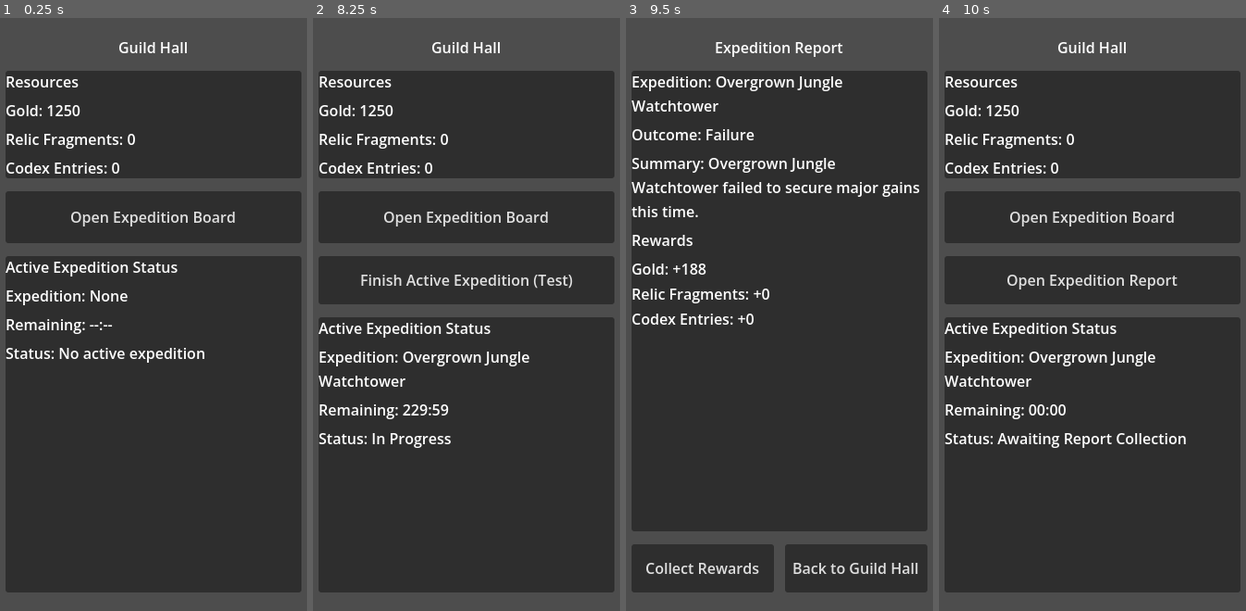
Above: before the commit, frames 1-4 (left to right).
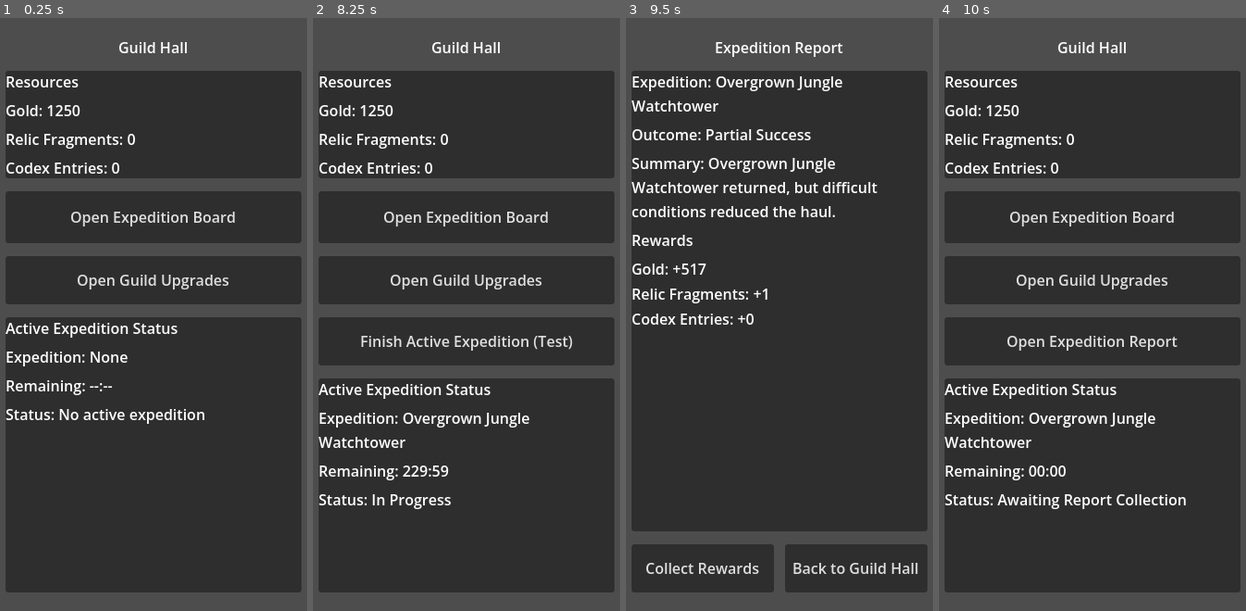
Above: after the commit, the same moments.

Repository: Navandis/expedition-guild-idle
Game: Godot game, scene res://scenes/main/Main.tscn
Two runs of this game, one before a commit and one after it. Both use one fixed random seed, a clock stepped at 60 frames per second and the inputs below.
Inputs (mouse positions are in pixels of both pictures, inside the frame that each line leads up to):
- Up to frame 1 (0.25 s): no input
- Up to frame 2 (8.25 s): click (466, 278) at 0.5 s, where only the run after the commit has a clickable "Open Guild Upgrades"; click (466, 569) at 1.25 s, where only the run after the commit has a clickable "Back to Guild Hall"; click "Open Expedition Board" at 2 s; click (463, 154) at 2.75 s; click (463, 290) at 3.52 s; click (463, 427) at 4.27 s; click (463, 302) at 5.02 s; click (463, 563) at 5.77 s; click "Open Expedition Board" at 6.5 s; click "Dispatch Selected Expedition" at 7.25 s; click "Confirm Dispatch" at 8 s
- Up to frame 3 (9.5 s): click "Finish Active Expedition (Tes…" at 8.75 s
- Up to frame 4 (10 s): click "Back to Guild Hall" at 9.5 s

The runs differ from the first frame. In frame 1, 5.6% of the frame differs, in the area x 1-99%, y 41-69%; in frame 2, 7.6%; in frame 3, 1.7%; in frame 4, 7.9%, in the area x 1-99%, y 43-83%.
Error after the commit: Invalid type in function 'load_array' in base 'RefCounted (JsonLoader)'. The array of argument 2 (Array) does not have the same element type as the expected ty…

Commit message:
Add JSON-driven guild upgrades and upgrades screen

Diff:
--- /dev/null
+++ b/data/upgrades/guild_upgrades.json
@@ -0,0 +1,26 @@
+[
+  {
+    "id": "survey_tools_1",
+    "name": "Survey Tools",
+    "description": "Sharper route planning reduces expedition duration by 10%.",
+    "cost_gold": 300,
+    "effect_type": "duration_multiplier",
+    "effect_value": -0.1
+  },
+  {
+    "id": "guild_accounting_1",
+    "name": "Guild Accounting",
+    "description": "Standardized ledgers improve contract payouts by 15% gold.",
+    "cost_gold": 350,
+    "effect_type": "gold_multiplier",
+    "effect_value": 0.15
+  },
+  {
+    "id": "field_briefing_1",
+    "name": "Field Briefing",
+    "description": "Better prep adds +5% base success chance.",
+    "cost_gold": 250,
+    "effect_type": "success_bonus",
+    "effect_value": 0.05
+  }
+]
--- a/scenes/guild_hall/GuildHall.tscn
+++ b/scenes/guild_hall/GuildHall.tscn
@@ -60,6 +60,11 @@
 layout_mode = 2
 text = "Open Expedition Board"
 
+[node name="OpenUpgradesButton" type="Button" parent="SafeArea/RootColumn"]
+custom_minimum_size = Vector2(0, 52)
+layout_mode = 2
+text = "Open Guild Upgrades"
+
 [node name="OpenReportButton" type="Button" parent="SafeArea/RootColumn" unique_id=1348621159]
 visible = false
 custom_minimum_size = Vector2(0, 52)
--- /dev/null
+++ b/scenes/upgrades/GuildUpgrades.tscn
@@ -0,0 +1,69 @@
+[gd_scene format=3]
+
+[ext_resource type="Script" path="res://scripts/ui/UpgradesController.gd" id="1_upg"]
+
+[node name="GuildUpgrades" type="Control"]
+layout_mode = 3
+anchors_preset = 15
+anchor_right = 1.0
+anchor_bottom = 1.0
+grow_horizontal = 2
+grow_vertical = 2
+script = ExtResource("1_upg")
+
+[node name="SafeArea" type="MarginContainer" parent="."]
+layout_mode = 1
+anchors_preset = 15
+anchor_right = 1.0
+anchor_bottom = 1.0
+grow_horizontal = 2
+grow_vertical = 2
+theme_override_constants/margin_left = 20
+theme_override_constants/margin_top = 20
+theme_override_constants/margin_right = 20
+theme_override_constants/margin_bottom = 20
+
+[node name="RootColumn" type="VBoxContainer" parent="SafeArea"]
+layout_mode = 2
+theme_override_constants/separation = 12
+
+[node name="TitleLabel" type="Label" parent="SafeArea/RootColumn"]
+layout_mode = 2
+text = "Guild Upgrades"
+horizontal_alignment = 1
+
+[node name="HeaderPanel" type="PanelContainer" parent="SafeArea/RootColumn"]
+layout_mode = 2
+
+[node name="HeaderRows" type="VBoxContainer" parent="SafeArea/RootColumn/HeaderPanel"]
+layout_mode = 2
+theme_override_constants/separation = 6
+
+[node name="GoldLabel" type="Label" parent="SafeArea/RootColumn/HeaderPanel/HeaderRows"]
+layout_mode = 2
+text = "Gold: 0"
+
+[node name="EffectsLabel" type="Label" parent="SafeArea/RootColumn/HeaderPanel/HeaderRows"]
+layout_mode = 2
+text = "Effects"
+autowrap_mode = 3
+
+[node name="StatusLabel" type="Label" parent="SafeArea/RootColumn"]
+layout_mode = 2
+text = ""
+autowrap_mode = 3
+
+[node name="UpgradesScroll" type="ScrollContainer" parent="SafeArea/RootColumn"]
+custom_minimum_size = Vector2(0, 380)
+layout_mode = 2
+size_flags_vertical = 3
+
+[node name="UpgradesList" type="VBoxContainer" parent="SafeArea/RootColumn/UpgradesScroll"]
+layout_mode = 2
+size_flags_horizontal = 3
+theme_override_constants/separation = 10
+
+[node name="BackButton" type="Button" parent="SafeArea/RootColumn"]
+custom_minimum_size = Vector2(0, 52)
+layout_mode = 2
+text = "Back to Guild Hall"
--- a/scripts/core/GameManager.gd
+++ b/scripts/core/GameManager.gd
@@ -3,13 +3,17 @@
 # GameManager owns high-level screen flow and shared runtime state.
 # For this milestone it closes the first loop by coordinating:
 # dispatch -> wait/finish -> report -> collect -> resource update.
+# Day-3 extends this flow with the Guild Upgrades screen and applies purchased
+# upgrade effects to newly started expeditions and reward calculations.
 
 const GUILD_HALL_SCENE := preload("res://scenes/guild_hall/GuildHall.tscn")
 const EXPEDITION_BOARD_SCENE := preload("res://scenes/expedition_board/ExpeditionBoard.tscn")
 const DISPATCH_SCREEN_SCENE := preload("res://scenes/dispatch/DispatchScreen.tscn")
 const EXPEDITION_REPORT_SCENE := preload("res://scenes/report/ExpeditionReport.tscn")
+const GUILD_UPGRADES_SCENE := preload("res://scenes/upgrades/GuildUpgrades.tscn")
 
 var _expedition_manager := ExpeditionManager.new()
+var _upgrade_system := UpgradeSystem.new()
 var _resources := {
 	"gold": 1250,
 	"relic_fragments": 0,
@@ -20,6 +24,7 @@
 var _expedition_board_controller: ExpeditionBoardController
 var _dispatch_controller: DispatchController
 var _report_controller: ReportController
+var _upgrades_controller: UpgradesController
 var _mounted_screen: Control
 
 @onready var _ui_root: Control = $CanvasLayer/UIRoot
@@ -39,6 +44,7 @@
 		_guild_hall_controller = GUILD_HALL_SCENE.instantiate() as GuildHallController
 		_guild_hall_controller.open_expedition_board_requested.connect(_on_open_expedition_board_requested)
 		_guild_hall_controller.open_report_requested.connect(_on_open_report_requested)
+		_guild_hall_controller.open_upgrades_requested.connect(_on_open_upgrades_requested)
 		_guild_hall_controller.debug_finish_requested.connect(_on_debug_finish_requested)
 
 	_show_screen(_guild_hall_controller)
@@ -86,6 +92,16 @@
 	_report_controller.set_report_data(report)
 
 
+func _show_upgrades_screen() -> void:
+	if _upgrades_controller == null:
+		_upgrades_controller = GUILD_UPGRADES_SCENE.instantiate() as UpgradesController
+		_upgrades_controller.back_requested.connect(_on_upgrades_back_requested)
+		_upgrades_controller.purchase_requested.connect(_on_upgrade_purchase_requested)
+
+	_show_screen(_upgrades_controller)
+	_refresh_upgrades_view()
+
+
 func _show_screen(screen: Control) -> void:
 	if screen == null:
 		return
@@ -116,6 +132,10 @@
 	_show_report_screen()
 
 
+func _on_open_upgrades_requested() -> void:
+	_show_upgrades_screen()
+
+
 func _on_debug_finish_requested() -> void:
 	# This calls the same completion path used by natural timer completion.
 	_expedition_manager.complete_active_expedition()
@@ -134,7 +154,10 @@
 
 
 func _on_dispatch_confirmed(expedition_data: Dictionary) -> void:
-	var started := _expedition_manager.start_expedition(expedition_data)
+	# Upgrade effects are applied right before launch so only future expeditions
+	# benefit from new purchases.
+	var effects := _upgrade_system.get_effects_summary()
+	var started := _expedition_manager.start_expedition(expedition_data, effects)
 	if not started:
 		_show_guild_hall()
 		return
@@ -167,5 +190,36 @@
 	_show_guild_hall()
 
 
+func _on_upgrades_back_requested() -> void:
+	_show_guild_hall()
+
+
+func _on_upgrade_purchase_requested(upgrade_id: String) -> void:
+	var result := _upgrade_system.try_purchase_upgrade(upgrade_id, int(_resources.get("gold", 0)))
+	if bool(result.get("ok", false)):
+		_resources["gold"] = int(result.get("remaining_gold", int(_resources.get("gold", 0))))
+
+	_refresh_upgrades_view()
+	if _upgrades_controller != null:
+		_upgrades_controller.show_purchase_result(result)
+
+
+func _refresh_upgrades_view() -> void:
+	if _upgrades_controller == null:
+		return
+
+	var owned_map := {}
+	for upgrade in _upgrade_system.get_all_upgrades():
+		var upgrade_id := str(upgrade.get("id", ""))
+		owned_map[upgrade_id] = _upgrade_system.is_owned(upgrade_id)
+
+	_upgrades_controller.set_view_model(
+		_upgrade_system.get_all_upgrades(),
+		owned_map,
+		int(_resources.get("gold", 0)),
+		_upgrade_system.get_effects_summary()
+	)
+
+
 func _on_report_close_requested() -> void:
 	_show_guild_hall()
--- a/scripts/systems/ExpeditionManager.gd
+++ b/scripts/systems/ExpeditionManager.gd
@@ -4,6 +4,8 @@
 # ExpeditionManager owns active-expedition runtime state for this milestone's core loop.
 # It now handles completion detection, report creation, and one-time reward collection
 # so the UI can stay simple: dispatch -> wait -> report -> collect.
+# For day-3 progression, it also applies UpgradeSystem effect values when a new
+# expedition starts, so only future runs receive those bonuses.
 
 const STATUS_IDLE := "idle"
 const STATUS_IN_PROGRESS := "in_progress"
@@ -29,14 +31,21 @@
 	return _active_expedition.is_empty() and _pending_report.is_empty()
 
 
-func start_expedition(expedition_offer: Dictionary) -> bool:
+func start_expedition(expedition_offer: Dictionary, upgrade_effects: Dictionary = {}) -> bool:
 	if not can_start_expedition():
 		return false
 
 	# Clamp duration so malformed content cannot create a zero-length timer.
-	var duration_minutes := int(expedition_offer.get("duration_minutes", 0))
+	var base_duration_minutes := int(expedition_offer.get("duration_minutes", 0))
+	var duration_multiplier := float(upgrade_effects.get("duration_multiplier", 1.0))
+	var duration_minutes := int(round(base_duration_minutes * duration_multiplier))
 	if duration_minutes <= 0:
 		duration_minutes = 1
+
+	var base_success := float(expedition_offer.get("base_success", 0.75))
+	var success_bonus := float(upgrade_effects.get("success_bonus", 0.0))
+	var final_success := clampf(base_success + success_bonus, 0.05, 0.99)
+	var gold_multiplier := max(0.20, float(upgrade_effects.get("gold_multiplier", 1.0)))
 
 	# Track wall-clock timestamps in unix seconds for cheap runtime checks.
 	var start_unix := Time.get_unix_time_from_system()
@@ -46,7 +55,11 @@
 		"id": str(expedition_offer.get("id", "")),
 		"display_name": str(expedition_offer.get("display_name", "Unknown Expedition")),
 		"duration_minutes": duration_minutes,
+		"base_duration_minutes": max(1, base_duration_minutes),
 		"risk_label": str(expedition_offer.get("risk_label", "Unknown")),
+		# Store values used by RewardSystem to resolve upgraded outcomes/rewards.
+		"base_success": final_success,
+		"gold_multiplier": gold_multiplier,
 		"start_time_unix": start_unix,
 		"expected_finish_time": finish_unix,
 		"status": STATUS_IN_PROGRESS
--- a/scripts/systems/RewardSystem.gd
+++ b/scripts/systems/RewardSystem.gd
@@ -4,6 +4,8 @@
 # RewardSystem resolves expedition outcomes and builds report payloads.
 # The formulas are intentionally simple for this milestone so the gameplay
 # loop is easy to follow and tweak while features are still minimal.
+# For day-3 progression, this includes tiny upgrade-aware modifiers for
+# success chance and gold rewards.
 
 const OUTCOME_SUCCESS := "success"
 const OUTCOME_PARTIAL_SUCCESS := "partial_success"
@@ -26,28 +28,15 @@
 
 
 static func _roll_outcome(expedition: Dictionary) -> String:
-	# Risk is currently simple text. We map that label to easy-to-read odds.
-	var risk_label := str(expedition.get("risk_label", "")).to_lower()
-	var roll := randi_range(1, 100)
+	# Day-3 outcome logic: expedition carries an explicit base_success value that
+	# may already include upgrade bonuses. Partial success threshold is fixed.
+	var success_chance := clampf(float(expedition.get("base_success", 0.50)), 0.05, 0.95)
+	var partial_cutoff := clampf(success_chance + 0.30, success_chance, 0.99)
+	var roll := randf()
 
-	if risk_label == "low":
-		if roll <= 70:
-			return OUTCOME_SUCCESS
-		if roll <= 95:
-			return OUTCOME_PARTIAL_SUCCESS
-		return OUTCOME_FAILURE
-
-	if risk_label == "high":
-		if roll <= 35:
-			return OUTCOME_SUCCESS
-		if roll <= 75:
-			return OUTCOME_PARTIAL_SUCCESS
-		return OUTCOME_FAILURE
-
-	# Medium/unknown falls back to balanced odds.
-	if roll <= 50:
+	if roll <= success_chance:
 		return OUTCOME_SUCCESS
-	if roll <= 85:
+	if roll <= partial_cutoff:
 		return OUTCOME_PARTIAL_SUCCESS
 	return OUTCOME_FAILURE
 
@@ -55,6 +44,9 @@
 static func _build_rewards(expedition: Dictionary, outcome: String) -> Dictionary:
 	var duration_minutes: int = int(max(1, int(expedition.get("duration_minutes", 1))))
 	var base_gold: int = 20 + (duration_minutes * 4)
+	# UpgradeSystem can increase gold with a small multiplier applied here.
+	var gold_multiplier := max(0.20, float(expedition.get("gold_multiplier", 1.0)))
+	base_gold = int(round(base_gold * gold_multiplier))
 
 	match outcome:
 		OUTCOME_SUCCESS:
--- /dev/null
+++ b/scripts/systems/UpgradeSystem.gd
@@ -0,0 +1,163 @@
+extends RefCounted
+class_name UpgradeSystem
+
+# UpgradeSystem is the day-3 progression layer for the prototype.
+# It loads upgrade definitions from JSON, tracks owned upgrade IDs, validates
+# purchases against current gold, and exposes tiny effect totals that other
+# systems can apply to future expeditions.
+
+const UPGRADES_PATH := "res://data/upgrades/guild_upgrades.json"
+const REQUIRED_KEYS := [
+	"id",
+	"name",
+	"description",
+	"cost_gold",
+	"effect_type",
+	"effect_value"
+]
+
+const FALLBACK_UPGRADES := [
+	{
+		"id": "survey_tools_1",
+		"name": "Survey Tools",
+		"description": "Reduces expedition duration by 10%.",
+		"cost_gold": 300,
+		"effect_type": "duration_multiplier",
+		"effect_value": -0.10
+	},
+	{
+		"id": "guild_accounting_1",
+		"name": "Guild Accounting",
+		"description": "Increases gold rewards by 15%.",
+		"cost_gold": 350,
+		"effect_type": "gold_multiplier",
+		"effect_value": 0.15
+	},
+	{
+		"id": "field_briefing_1",
+		"name": "Field Briefing",
+		"description": "Adds +5% base success chance.",
+		"cost_gold": 250,
+		"effect_type": "success_bonus",
+		"effect_value": 0.05
+	}
+]
+
+var _json_loader := JsonLoader.new()
+var _upgrades: Array[Dictionary] = []
+var _owned_upgrade_ids: Dictionary = {}
+
+
+func _init() -> void:
+	_reload_upgrades()
+
+
+func get_all_upgrades() -> Array[Dictionary]:
+	var rows: Array[Dictionary] = []
+	for upgrade in _upgrades:
+		rows.append(upgrade.duplicate(true))
+	return rows
+
+
+func is_owned(upgrade_id: String) -> bool:
+	return bool(_owned_upgrade_ids.get(upgrade_id, false))
+
+
+func can_purchase_upgrade(upgrade_id: String, current_gold: int) -> bool:
+	var upgrade := _get_upgrade_by_id(upgrade_id)
+	if upgrade.is_empty():
+		return false
+	if is_owned(upgrade_id):
+		return false
+
+	# Purchase validation: player must have enough gold and upgrade must not be owned yet.
+	return current_gold >= int(upgrade.get("cost_gold", 0))
+
+
+func try_purchase_upgrade(upgrade_id: String, current_gold: int) -> Dictionary:
+	var upgrade := _get_upgrade_by_id(upgrade_id)
+	if upgrade.is_empty():
+		return {
+			"ok": false,
+			"reason": "Upgrade not found.",
+			"gold_spent": 0,
+			"remaining_gold": current_gold
+		}
+	if is_owned(upgrade_id):
+		return {
+			"ok": false,
+			"reason": "Upgrade already owned.",
+			"gold_spent": 0,
+			"remaining_gold": current_gold
+		}
+
+	var cost := int(upgrade.get("cost_gold", 0))
+	if current_gold < cost:
+		return {
+			"ok": false,
+			"reason": "Not enough gold.",
+			"gold_spent": 0,
+			"remaining_gold": current_gold
+		}
+
+	_owned_upgrade_ids[upgrade_id] = true
+	return {
+		"ok": true,
+		"reason": "Purchased.",
+		"gold_spent": cost,
+		"remaining_gold": current_gold - cost
+	}
+
+
+func get_effects_summary() -> Dictionary:
+	# This combines all owned upgrade effects into a single, readable dictionary.
+	var summary := {
+		"duration_multiplier": 1.0,
+		"gold_multiplier": 1.0,
+		"success_bonus": 0.0
+	}
+
+	for upgrade in _upgrades:
+		var upgrade_id := str(upgrade.get("id", ""))
+		if not is_owned(upgrade_id):
+			continue
+
+		var effect_type := str(upgrade.get("effect_type", ""))
+		var effect_value := float(upgrade.get("effect_value", 0.0))
+
+		match effect_type:
+			"duration_multiplier":
+				summary["duration_multiplier"] = float(summary["duration_multiplier"]) + effect_value
+			"gold_multiplier":
+				summary["gold_multiplier"] = float(summary["gold_multiplier"]) + effect_value
+			"success_bonus":
+				summary["success_bonus"] = float(summary["success_bonus"]) + effect_value
+
+	# Clamp multipliers to safe minimums so malformed data cannot invert values.
+	summary["duration_multiplier"] = max(0.20, float(summary["duration_multiplier"]))
+	summary["gold_multiplier"] = max(0.20, float(summary["gold_multiplier"]))
+	summary["success_bonus"] = clampf(float(summary["success_bonus"]), 0.0, 0.95)
+	return summary
+
+
+func _reload_upgrades() -> void:
+	# JSON loading: we validate required keys and fall back to built-in rows if needed.
+	var loaded_rows := _json_loader.load_array(UPGRADES_PATH, REQUIRED_KEYS, FALLBACK_UPGRADES)
+	_upgrades.clear()
+
+	for row in loaded_rows:
+		_upgrades.append({
+			"id": str(row.get("id", "")),
+			"name": str(row.get("name", "Unknown Upgrade")),
+			"description": str(row.get("description", "")),
+			"cost_gold": int(row.get("cost_gold", 0)),
+			"effect_type": str(row.get("effect_type", "")),
+			"effect_value": float(row.get("effect_value", 0.0))
+		})
+
+
+func _get_upgrade_by_id(upgrade_id: String) -> Dictionary:
+	for upgrade in _upgrades:
+		if str(upgrade.get("id", "")) == upgrade_id:
+			return upgrade
+	return {}
--- a/scripts/ui/GuildHallController.gd
+++ b/scripts/ui/GuildHallController.gd
@@ -4,15 +4,18 @@
 # GuildHallController is the home screen for the current gameplay loop.
 # It shows runtime resources, active expedition status, and entry points to
 # either start a run or review/collect a completed expedition report.
+# For day-3, it also exposes navigation into the new Guild Upgrades screen.
 
 signal open_expedition_board_requested
 signal open_report_requested
+signal open_upgrades_requested
 signal debug_finish_requested
 
 @onready var _gold_label: Label = $SafeArea/RootColumn/ResourcesPanel/ResourceRows/GoldLabel
 @onready var _relic_fragments_label: Label = $SafeArea/RootColumn/ResourcesPanel/ResourceRows/RelicFragmentsLabel
 @onready var _codex_entries_label: Label = $SafeArea/RootColumn/ResourcesPanel/ResourceRows/CodexEntriesLabel
 @onready var _open_report_button: Button = $SafeArea/RootColumn/OpenReportButton
+@onready var _open_upgrades_button: Button = $SafeArea/RootColumn/OpenUpgradesButton
 @onready var _debug_finish_button: Button = $SafeArea/RootColumn/DebugFinishButton
 @onready var _active_name_label: Label = $SafeArea/RootColumn/ActiveExpeditionPanel/ActiveRows/ActiveNameLabel
 @onready var _remaining_time_label: Label = $SafeArea/RootColumn/ActiveExpeditionPanel/ActiveRows/RemainingTimeLabel
@@ -28,6 +31,7 @@
 
 func _ready() -> void:
 	$SafeArea/RootColumn/OpenBoardButton.pressed.connect(_on_open_board_pressed)
+	_open_upgrades_button.pressed.connect(_on_open_upgrades_pressed)
 	_open_report_button.pressed.connect(_on_open_report_pressed)
 	_debug_finish_button.pressed.connect(_on_debug_finish_pressed)
 	# Polling each frame is acceptable for this prototype-sized status block.
@@ -102,5 +106,9 @@
 	open_report_requested.emit()
 
 
+func _on_open_upgrades_pressed() -> void:
+	open_upgrades_requested.emit()
+
+
 func _on_debug_finish_pressed() -> void:
 	debug_finish_requested.emit()
--- /dev/null
+++ b/scripts/ui/UpgradesController.gd
@@ -0,0 +1,83 @@
+extends Control
+class_name UpgradesController
+
+# UpgradesController is the day-3 UI for visible guild progression.
+# It renders JSON-defined upgrades, lets players buy with gold, and marks owned
+# entries so the first progression loop is easy to test in-game.
+
+signal back_requested
+signal purchase_requested(upgrade_id: String)
+
+@onready var _gold_label: Label = $SafeArea/RootColumn/HeaderPanel/HeaderRows/GoldLabel
+@onready var _effects_label: Label = $SafeArea/RootColumn/HeaderPanel/HeaderRows/EffectsLabel
+@onready var _status_label: Label = $SafeArea/RootColumn/StatusLabel
+@onready var _list_container: VBoxContainer = $SafeArea/RootColumn/UpgradesScroll/UpgradesList
+
+
+func _ready() -> void:
+	$SafeArea/RootColumn/BackButton.pressed.connect(_on_back_pressed)
+
+
+func set_view_model(upgrades: Array[Dictionary], owned_map: Dictionary, current_gold: int, effects: Dictionary) -> void:
+	_gold_label.text = "Gold: %d" % current_gold
+	_effects_label.text = "Effects - Duration x%.2f | Gold x%.2f | Success +%.0f%%" % [
+		float(effects.get("duration_multiplier", 1.0)),
+		float(effects.get("gold_multiplier", 1.0)),
+		float(effects.get("success_bonus", 0.0)) * 100.0
+	]
+	_status_label.text = ""
+
+	for child in _list_container.get_children():
+		child.queue_free()
+
+	for upgrade in upgrades:
+		_add_upgrade_row(upgrade, owned_map, current_gold)
+
+
+func show_purchase_result(result: Dictionary) -> void:
+	if bool(result.get("ok", false)):
+		_status_label.text = "Purchased successfully."
+	else:
+		_status_label.text = "Purchase failed: %s" % str(result.get("reason", "Unknown reason"))
+
+
+func _add_upgrade_row(upgrade: Dictionary, owned_map: Dictionary, current_gold: int) -> void:
+	var row := VBoxContainer.new()
+	row.theme_override_constants.separation = 4
+
+	var name_label := Label.new()
+	var upgrade_id := str(upgrade.get("id", ""))
+	var owned := bool(owned_map.get(upgrade_id, false))
+	name_label.text = "%s%s" % [str(upgrade.get("name", "Unknown")), " (Owned)" if owned else ""]
+	row.add_child(name_label)
+
+	var description_label := Label.new()
+	description_label.autowrap_mode = TextServer.AUTOWRAP_WORD_SMART
+	description_label.text = str(upgrade.get("description", ""))
+	row.add_child(description_label)
+
+	var purchase_row := HBoxContainer.new()
+	purchase_row.theme_override_constants.separation = 8
+
+	var cost_label := Label.new()
+	cost_label.text = "Cost: %d gold" % int(upgrade.get("cost_gold", 0))
+	purchase_row.add_child(cost_label)
+
+	var purchase_button := Button.new()
+	purchase_button.text = "Purchase"
+	purchase_button.disabled = owned or current_gold < int(upgrade.get("cost_gold", 0))
+	purchase_button.pressed.connect(func() -> void:
+		purchase_requested.emit(upgrade_id)
+	)
+	purchase_row.add_child(purchase_button)
+
+	row.add_child(purchase_row)
+
+	var divider := HSeparator.new()
+
+	_list_container.add_child(row)
+	_list_container.add_child(divider)
+
+
+func _on_back_pressed() -> void:
+	back_requested.emit()
